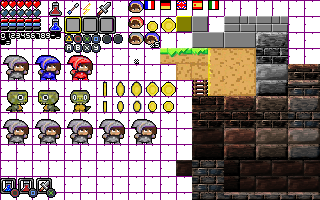
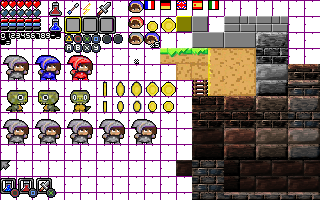
Comparing the layer stacks of the two w=320, h=200 images. Changes:
painted on "Sprite-0001.png" over 0, 160, 11, 171
